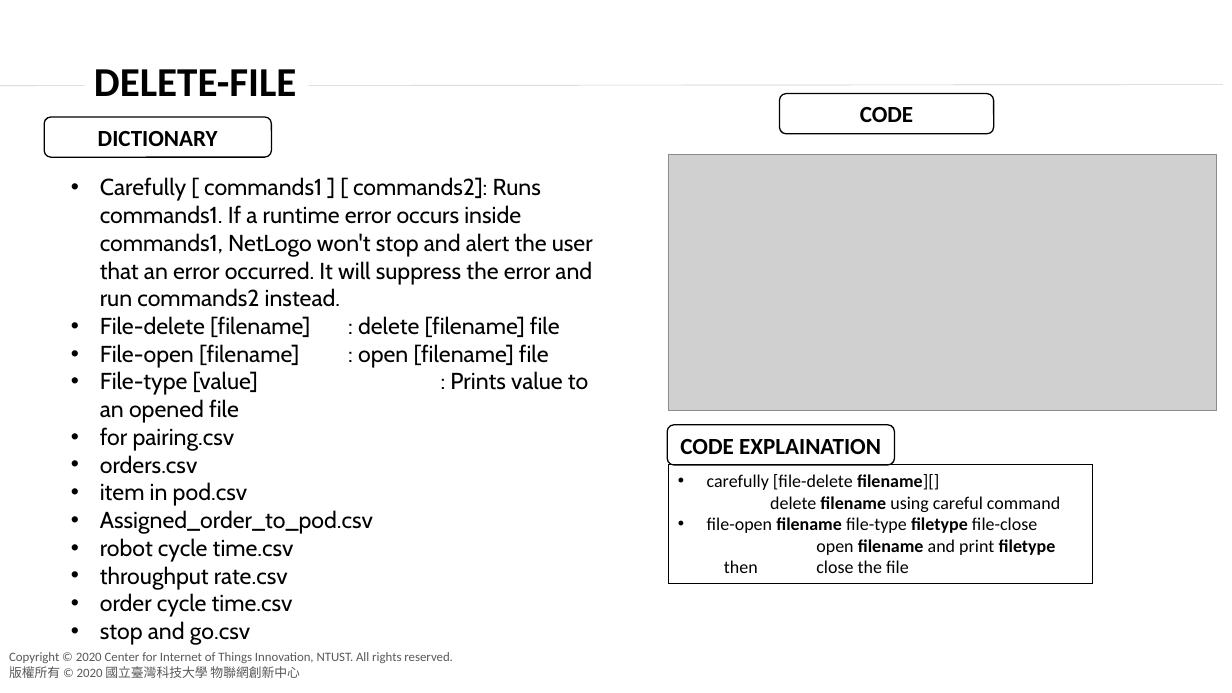
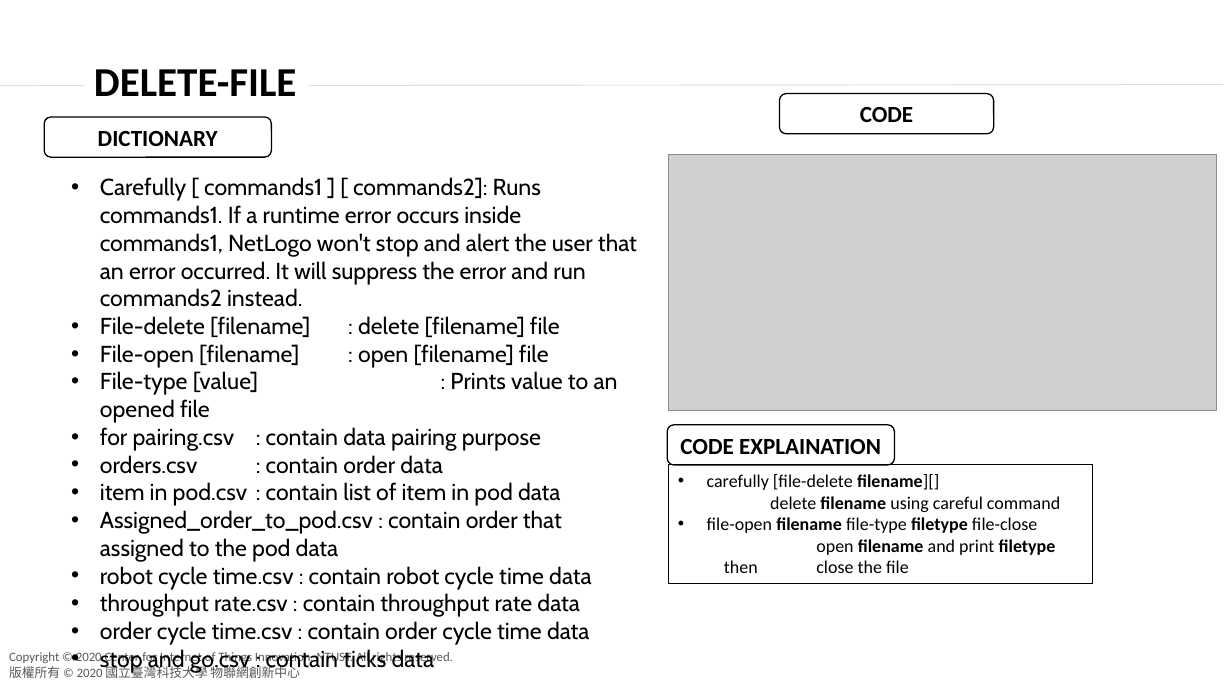
Before and after one commit to agnesyosephine/kiva, a slide deck: slide 8 of Tutorial/Code Learning-Ryanda.pptx. Drawn at 1232x693 pixels with LibreOffice and Linux fonts; fonts in the diff are those of the drawing; grey boxes stand for pictures; background and template pictures are left out. Boxes give left, top, right and bottom in pixels: in the first picture for what was removed or moved away, otherwise in the second. Text is boxed around its words. In the diff, an @@ line names an element or a change of style, - is before the commit and + after.

```diff
--- a/Tutorial/Code Learning-Ryanda.pptx
+++ b/Tutorial/Code Learning-Ryanda.pptx
@@ text at [100, 427, 592, 673]: text changed @@
-• for pairing.csv
-• orders.csv
-• item in pod.csv
-• Assigned_order_to_pod.csv
-• robot cycle time.csv
-• throughput rate.csv
-• order cycle time.csv
-• stop and go.csv
+• for pairing.csv : contain data pairing purpose
+• orders.csv : contain order data
+• item in pod.csv : contain list of item in pod data
+• Assigned_order_to_pod.csv : contain order that assigned to the pod data
+• robot cycle time.csv : contain robot cycle time data
+• throughput rate.csv : contain throughput rate data
+• order cycle time.csv : contain order cycle time data
+• stop and go.csv : contain ticks data
```
Also in this commit, not shown: 1 other file.
